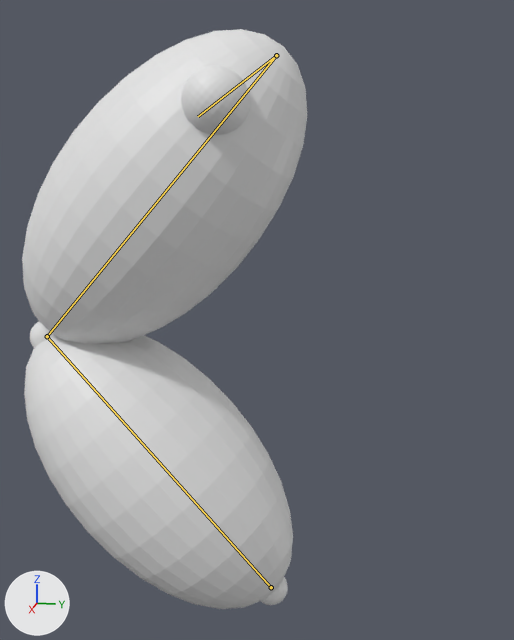
An edit to the Blender file 2boneRigUpdate.blend, drawn before and after from the same camera.
Before and after are seen from a camera (50 mm lens) standing at (6.68, 5.54, 2.65) and looking at (-0.07, 4.19, 0.97). Arrows for +X, +Y and +Z are at lower left; the lights stay in place. Both versions are drawn at the pose saved in each file; the numbers are the values there. The bones that bend it are drawn over the model as lines.

The first picture shows 'J1', 'J2', 'Sphere', 'Sphere.001', 'ball'.
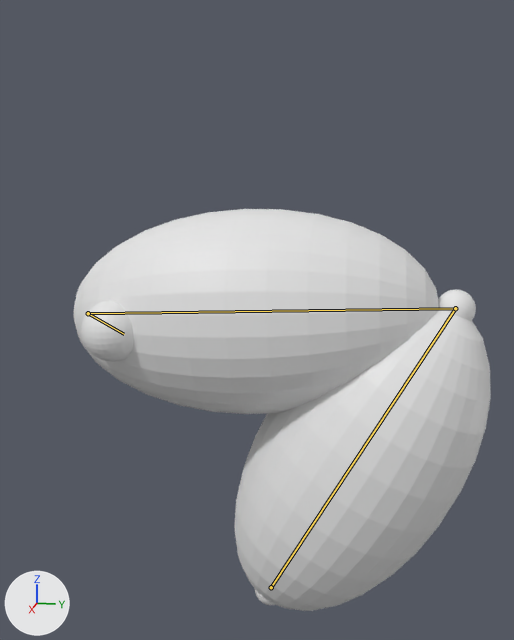
What differs and where, as boxes [x1, y1, x2, y2] in the pictures (514 x 640 px):
'Sphere.001', posed (28% wider, 35% shorter)
    before: [22, 29, 307, 344]
    after: [74, 209, 439, 414]
'Sphere', posed (11% taller)
    before: [24, 335, 293, 609]
    after: [235, 308, 491, 611]
'ball', posed
    before: [181, 65, 250, 135]
    after: [81, 300, 133, 362]
'J2', posed
    before: [30, 322, 54, 348]
    after: [438, 289, 476, 321]
bone 'Bone', root to tip
    before: (271, 587) to (47, 336)
    after: (271, 587) to (455, 308)
bone 'Bone.001', root to tip
    before: (47, 336) to (276, 55)
    after: (455, 308) to (88, 313)

The change in detail:
Bone 'Bone' (bone_bone) turns from (42, 0, 0) to (-29, 0, 0) degrees about its own x, y and z.
Bone 'Bone.001' (bone_bone_001) turns from (-84, 0, 0) to (122, 0, 0) degrees about its own x, y and z.
